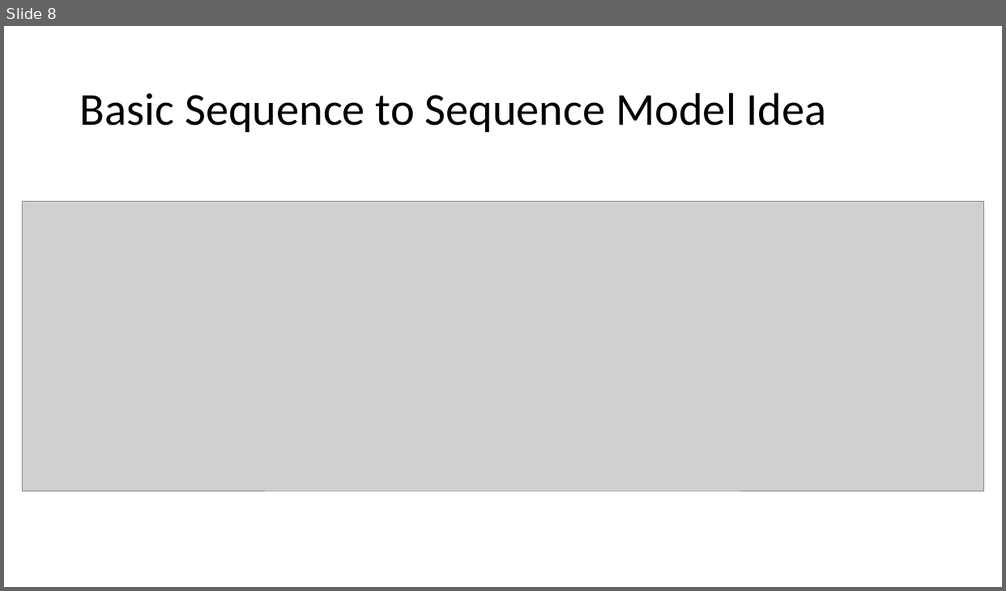
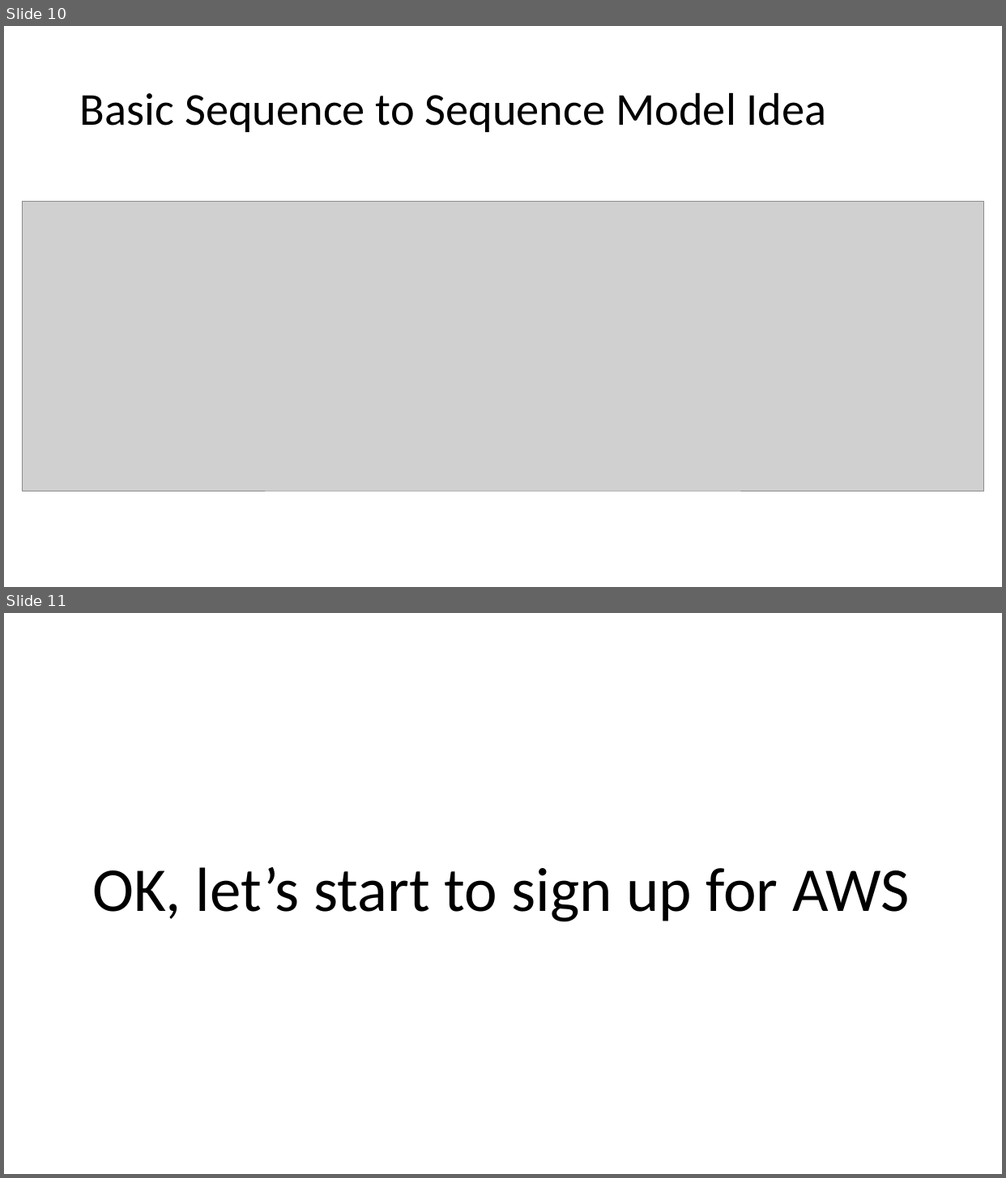
Before and after one commit to dialog-systems-class/dialog-systems-class.github.io, a slide deck: lectures/Intro.potx. Shown one above the other, each under a label of ours: slide 8 before the commit, slides 10 and 11 after it. The pictures are 1006x591 and 1006x1178 pixels, drawn with LibreOffice and Linux fonts; fonts in the diff are those of the drawing; grey boxes stand for pictures. Boxes give left, top, right and bottom in pixels: in the first picture for what was removed or moved away, otherwise in the second. Text is boxed around its words. In the diff, an @@ line names an element or a change of style, - is before the commit and + after.

```diff
--- a/lectures/Intro.potx
+++ b/lectures/Intro.potx
@@ slide 11 added at (4,613,1002,1174), background #FFFFFF @@
@@ title added at (92,867,910,922), 60 pt, text #000000 @@
+OK, let’s start to sign up for AWS
@@ what was slide 8 is now slide 10 @@
```
Also in this commit, not shown: 1 slide changed, 2 other slides added.
